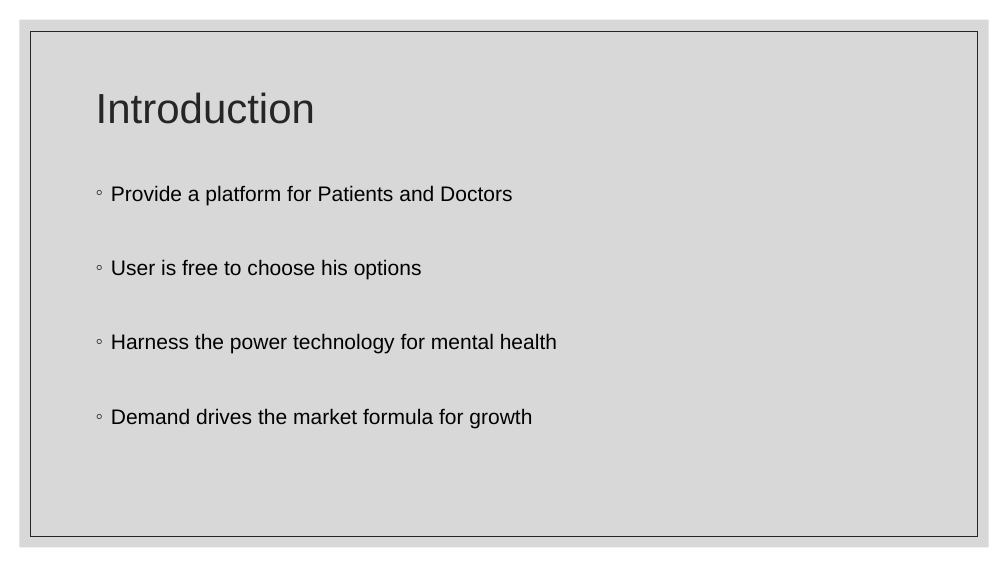
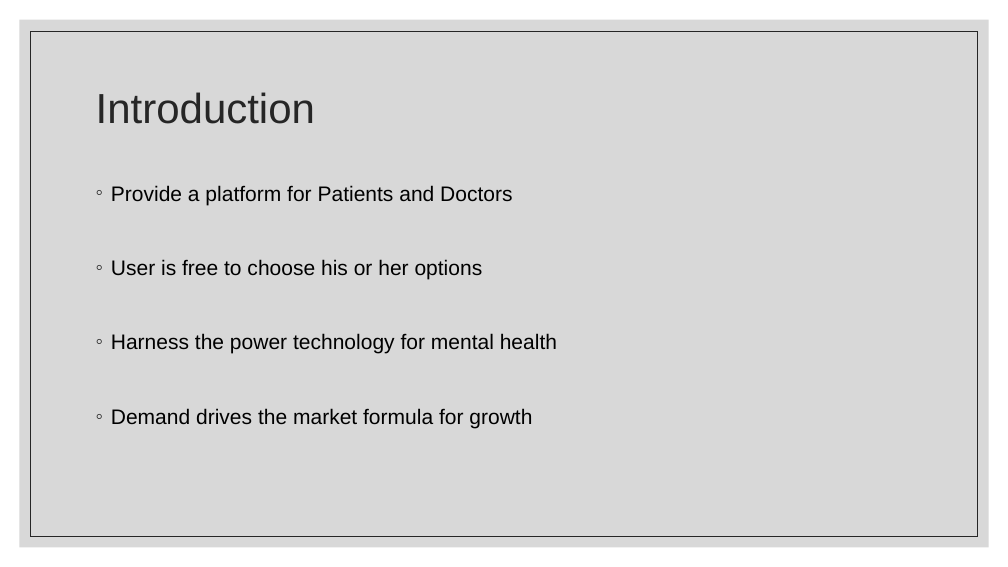
Before and after one commit to 04rookie/dissertationProject, a slide deck: slide 2 of documents/Presentation.pptx. Drawn at 1008x567 pixels with LibreOffice and Linux fonts; fonts in the diff are those of the drawing. Boxes give left, top, right and bottom in pixels: in the first picture for what was removed or moved away, otherwise in the second. Text is boxed around its words. In the diff, an @@ line names an element or a change of style, - is before the commit and + after.

```diff
--- a/documents/Presentation.pptx
+++ b/documents/Presentation.pptx
@@ text at (x1=111, y1=259, x2=483, y2=280): text changed @@
-◦ User is free to choose his options
+◦ User is free to choose his or her options
```
Also in this commit, not shown: 1 other slide changed.
